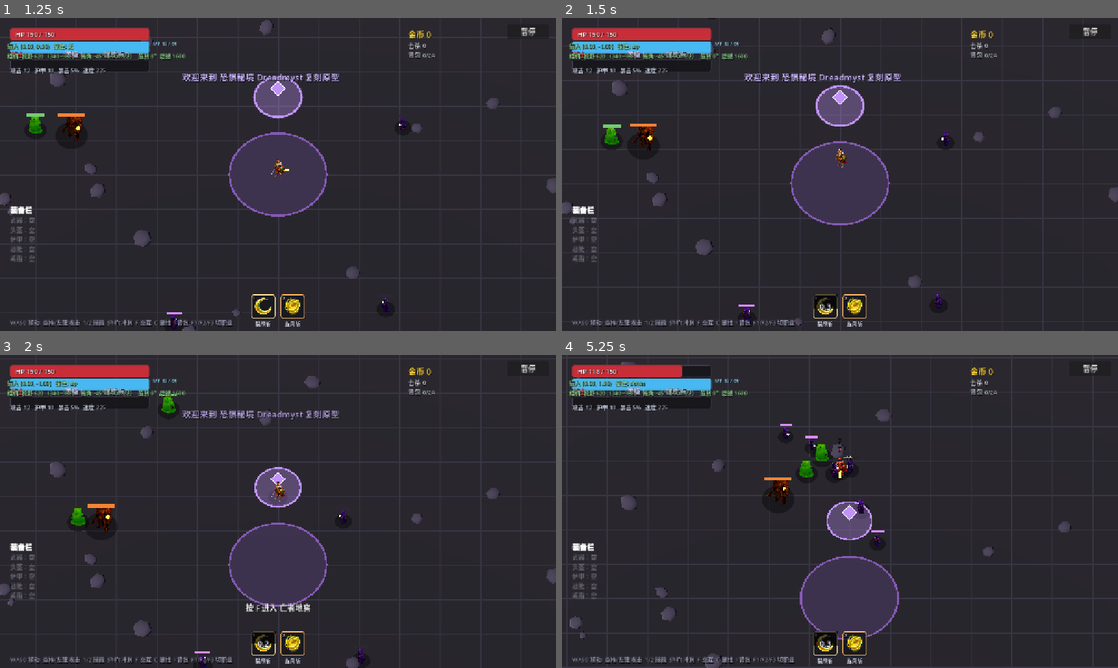
Above: before the commit, frames 1-4 (two rows, left to right).
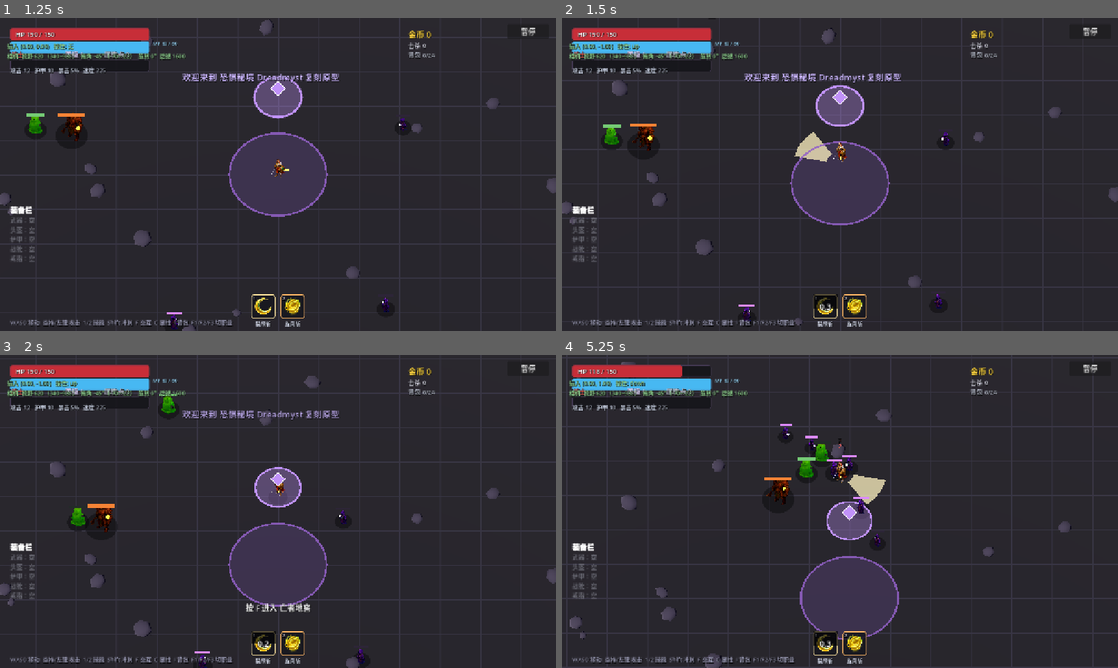
Above: after the commit, the same moments.

Repository: gbcmikeblue/dreadmyst-retro
Game: Godot game, scene res://scenes/main.tscn
Same seed, same stepped clock (60 frames per second), same inputs: the game is played once before the commit and once after it.
Inputs (mouse positions are in pixels of both pictures, inside the frame that each line leads up to):
- Up to frame 1 (1.25 s): click "新游戏" at 0.5 s
- Up to frame 2 (1.5 s): tap Enter at 1.25 s; move the mouse to (812, 237) at 1.27 s; hold W (move_up) from 1.28 s (still down); hold Space (attack) from 1.28 s (still down); click (812, 237) at 1.42 s
- Up to frame 3 (2 s): keep holding W (move_up); keep holding Space (attack)
- Up to frame 4 (5.25 s): move the mouse to (1006, 558) at 2.02 s; release Space (attack) at 2.03 s; tap Space (attack) at 2.1, 3.8 s; move the mouse to (673, 464) at 2.77 s; release W (move_up) at 2.78 s; hold Space (attack) 2.78-3.53 s; hold A (move_left) 2.78-4.25 s; tap C (attributes) at 2.85 s; move the mouse to (867, 511) at 3.52 s; tap Shift (dash) at 3.6 s; click (867, 511) at 3.67 s; click "关闭 (C)" at 4.25 s; move the mouse to (756, 433) at 5.02 s; hold S (move_down) from 5.03 s (still down); hold Space (attack) from 5.03 s (still down); tap F (interact) at 5.1 s

Frame 1 is identical in both runs. In frame 2, 0.4% of the frame differs, in the area x 41-52%, y 36-48%; in frame 3, less than 0.1%; in frame 4, 0.6%, in the area x 42-59%, y 28-57%.

Commit message:
feat(player): 程序化挥砍手感 —— 0.30s 三段动作 + 刀光扫过 + 伤害挪到挥出帧
- 动作时长 `ATTACK_ANIM_TIME` 0.18 → **0.30 s**，拆三段（数值已抓帧实测）：
  蓄力**后撤 7** 单位 + 压扁（sx 1.00→1.08 / sy 1.00→0.92）→ **前冲 13** 单位（缓出）+ 拉长
  （sx 1.08→0.94 / sy 0.92→1.08）→ 收势回位；缩放**以脚为锚**（position.y 随 sy 走，否则压扁陷地 / 拉长浮空）
- **伤害从「按下即结算」挪到「挥出帧」**：`cast_skill()` 只扣蓝 / 起冷却 / 记 `_pending_skill` + 锁定出手朝向
  （`_attack_dir` —— 挥到一半转身不改变判定）；`_tick_attack()` 每物理帧推进，进度到 `ATTACK_IMPACT_AT = 0.62`
  时由 `_fire_attack_impact()` 结算**一次**，随后 0.05 s **命中顿帧**（只冻自己，不动 `Engine.time_scale`
  —— 避免干扰存档防抖与 900 帧自测的时间口径）
- `_tick_attack()` 排在 `dead` / 模态 UI 的提前 return **之前**，保证挥到一半被打断时那笔伤害不会永远挂着
- 弧光升级为**刀光扫过**：`SpriteFactory.arc_fx()` 新增 `width_half_angle`；非 360° 技能建成 22° **窄弧**，
  在挥出段从 `-half_angle` 扫到 `+half_angle`（看起来就是刀锋扫过扇形）；旋风斩保持整片圆环只放大
- 位移是**纯表现**（只动 `_sprite` 子节点）：相机跟的是角色节点 → 前冲完整可见，判定原点不跟着滑（不偷偷加射程）
- 测试：`test_skills.gd` 改口径（命中经挥出帧 + `resolve_attack_now()` 自测入口），并新增
  「按下瞬间不该立刻掉血」断言；9 个自测 exit=0、900 帧 0 ERROR / 0 WARNING
- 文档：`skills.md` §4（命中时序）/ §5（表现：刀光扫过 + 三段动作 + billboard 不能旋转的坑）、
  `AGENTS.md` / `roadmap.md` / `backlog.md` 变更记录；新增 **T-26** 记录逐帧动作方案
  （A5 动作分镜表 + `crop_sheet.py --anim` 脚底锚点 + `Sprite3D` hframes 驱动 + `pixel_size` 按单格算）
- 验证：真窗口抓帧确认 —— t=0.22 后撤 -4.4 + 压扁；t=0.50 前冲 +10.5 + 刀光扫到中线；t=0.67 +12.5 + 拉长 +
  顿帧 0.017 生效（截图存 `tools/lora-compare/images/_ui_swing_*.png`，不入库）

Diff:
--- a/scripts/actors/player.gd
+++ b/scripts/actors/player.gd
@@ -26,7 +26,20 @@
 ## 职业注册表读不到任何数据时的兜底职业 id。
 const DEFAULT_PROFESSION := "warrior"
 
-const ATTACK_ANIM_TIME := 0.18     # 技能挥砍动画时长（秒）
+## 挥砍动作时长（秒）。三段：蓄力后撤 → 前冲挥出 → 收势。0.30 s 刚好塞在 0.45 s 普攻冷却内。
+const ATTACK_ANIM_TIME := 0.30
+## 伤害在动作进度的哪一点结算（0~1）—— 挪到「挥出」段，避免按下即掉血、动画还没挥到
+const ATTACK_IMPACT_AT := 0.62
+## 蓄力后撤 / 前冲挥出的位移（世界单位，沿出手瞬间锁定的朝向）
+const ATTACK_BACKSTEP := 7.0
+const ATTACK_LUNGE := 13.0
+## 命中顿帧（秒）：只冻**自己**的动作进度与前冲，不动 Engine.time_scale
+## —— 全局时间缩放会干扰存档防抖与 900 帧自测的时间口径。
+const ATTACK_HITSTOP := 0.05
+## 挥砍三段的分界（动作进度 0~1）：蓄力段 = [0, SWING_WINDUP)，挥出段 = [SWING_WINDUP, SWING_RECOVER)，
+## 收势段 = [SWING_RECOVER, 1]。SWING_RECOVER 与 ATTACK_IMPACT_AT 对齐 = 伤害正好在挥出结束的瞬间结算。
+const SWING_WINDUP := 0.28
+const SWING_RECOVER := 0.62
 const DASH_SPEED := 780.0
 const DASH_TIME := 0.16
 const DASH_COOLDOWN := 1.1
@@ -62,6 +75,14 @@
 ## 正在播放挥砍动画的技能槽下标
 var _active_slot: int = 0
 var _attack_anim: float = 0.0
+## 出手瞬间锁定的朝向：挥砍途中转身不该改变这次判定
+var _attack_dir: Vector2 = Vector2.RIGHT
+## 本次挥砍待结算的技能（命中帧到达时结算一次）
+var _pending_skill: SkillDef = null
+## 本次挥砍的伤害是否已结算（防止命中帧重复触发）
+var _impact_fired: bool = true
+## 命中顿帧剩余时间：> 0 时冻结自己的动作进度
+var _hitstop: float = 0.0
 var _dash_cd: float = 0.0
 var _dash_time: float = 0.0
 var _dash_dir: Vector2 = Vector2.RIGHT
@@ -125,7 +146,7 @@
 
 func _physics_process(delta: float) -> void:
 	_tick_cooldowns(delta)
-	_attack_anim = maxf(0.0, _attack_anim - delta)
+	_tick_attack(delta)
 	_dash_cd = maxf(0.0, _dash_cd - delta)
 	_dash_time = maxf(0.0, _dash_time - delta)
 	_hit_flash = maxf(0.0, _hit_flash - delta)
@@ -398,9 +419,12 @@
 
 	_cooldowns[skill_id] = skill.cooldown
 	mana = maxf(0.0, mana - skill.mana_cost)
+	# 伤害不在这里结算：只起动作 + 记下待结算技能与出手朝向，等挥出帧再打
 	_attack_anim = ATTACK_ANIM_TIME
+	_attack_dir = facing
 	_active_slot = maxi(0, _skills.find(skill))
-	_apply_skill_damage(skill)
+	_pending_skill = skill
+	_impact_fired = false
 
 	_emit_mana()
 	Events.skill_cooldowns_changed.emit(_cooldowns.duplicate())
@@ -425,12 +449,14 @@
 
 ## 按技能自身的扇形参数判定命中，返回命中敌人数。
 ## 判定全部在 Vector2 玩法平面上做（距离 + 朝向夹角），不用 Area3D，行为可预测。
-func _apply_skill_damage(skill: SkillDef) -> int:
+## `aim` 留空（`Vector2.INF`）时用当前 facing；正常施放走「命中帧」并显式传入出手瞬间锁定的朝向。
+func _apply_skill_damage(skill: SkillDef, aim: Vector2 = Vector2.INF) -> int:
 	var stats := total_stats()
 	var attack_power: float = float(stats.get("attack", 0.0))
 	var crit_chance: float = clampf(float(stats.get("crit", 0.0)), 0.0, 0.9)
 
 	var my_plane := Game.plane(global_position)
+	var dir := facing if aim == Vector2.INF else aim
 	var hits := 0
 	# 用无类型 Array 承载，避免静态类型分析把元素推断为 Node 而报「找不到成员」
 	var enemies: Array = get_tree().get_nodes_in_group("enemies")
@@ -443,7 +469,7 @@
 		if to_enemy.length() > skill.cast_range:
 			continue
 		# half_angle >= PI 视为 360°（旋风斩这类），不做夹角限制
-		if not skill.is_full_circle() and absf(facing.angle_to(to_enemy)) > skill.half_angle:
+		if not skill.is_full_circle() and absf(dir.angle_to(to_enemy)) > skill.half_angle:
 			continue
 		var is_crit := randf() < crit_chance
 		var damage := attack_power * skill.damage_mult * (1.6 if is_crit else 1.0)
@@ -451,6 +477,37 @@
 		enemy.take_damage(damage, is_crit)
 		hits += 1
 	return hits
+
+
+## 挥砍动作推进：顿帧期间原地冻结；到达命中帧时结算一次伤害。
+## ⚠️ 必须排在 `dead` / 模态 UI 的提前 return **之前** —— 否则挥到一半被打断时那笔伤害会永远挂着。
+func _tick_attack(delta: float) -> void:
+	if _hitstop > 0.0:
+		_hitstop = maxf(0.0, _hitstop - delta)
+		return
+	if _attack_anim <= 0.0:
+		return
+	_attack_anim = maxf(0.0, _attack_anim - delta)
+	if not _impact_fired and 1.0 - _attack_anim / ATTACK_ANIM_TIME >= ATTACK_IMPACT_AT:
+		_fire_attack_impact()
+
+
+## 命中帧：真正结算伤害（「按下即结算」会让刀还没挥到怪、怪就已经掉血）。
+func _fire_attack_impact() -> void:
+	_impact_fired = true
+	if dead or _pending_skill == null:
+		return
+	_apply_skill_damage(_pending_skill, _attack_dir)
+	_hitstop = ATTACK_HITSTOP
+
+
+## 立刻推进到命中帧。**自测用**：技能自测在同一个 process_frame 内同步跑完，等不到物理帧。
+## 返回是否真的结算了一笔。
+func resolve_attack_now() -> bool:
+	if _impact_fired or _pending_skill == null:
+		return false
+	_fire_attack_impact()
+	return true
 
 
 # ---------------------------------------------------------------- 受伤 / 死亡
@@ -744,18 +801,23 @@
 
 
 ## 按当前职业技能重建弧光网格（转职时调用，运行时零分配）。
+## 非 360° 技能建成**窄弧**（挥出时旋转它 = 刀锋扫过）；360° 技能保持整片圆环。
 func _rebuild_skill_arcs() -> void:
 	for old in _arcs:
 		if is_instance_valid(old):
 			old.queue_free()
 	_arcs.clear()
 	for skill in _skills:
+		var sweep := -1.0
+		if not skill.is_full_circle():
+			sweep = minf(skill.half_angle, deg_to_rad(22.0))
 		var arc := SpriteFactory.arc_fx(
 			skill.cast_range * 0.30,
 			skill.cast_range,
 			skill.half_angle,
 			24,
-			Color(skill.color.r, skill.color.g, skill.color.b, 0.75))
+			Color(skill.color.r, skill.color.g, skill.color.b, 0.75),
+			sweep)
 		arc.position.y = 0.12
 		arc.visible = false
 		add_child(arc)
@@ -768,32 +830,91 @@
 		body_color = Color(1.0, 0.5, 0.5)
 	if dead:
 		body_color = Color(0.4, 0.4, 0.42)
+
+	# 挥砍期间一切按「出手瞬间锁定的朝向」表现（挥到一半转身也不该改判定/朝向）
+	var swinging := _attack_anim > 0.0
+	var aim := _attack_dir if swinging else facing
+	var t := _swing_progress()
+	var back := _swing_back(t)
+	var squash := _swing_squash(t)
+	var dir3 := Vector3(aim.x, 0.0, aim.y)
+	if dir3.length_squared() > 0.0001:
+		dir3 = dir3.normalized()
+
 	if _sprite != null:
 		_sprite.modulate = body_color
-
-	var dir3 := Vector3(facing.x, 0.0, facing.y)
-	if dir3.length_squared() > 0.0001:
-		dir3 = dir3.normalized()
+		# 缩放**以脚为锚**：贴图底部贴地，所以 position.y 要跟着 sy 走
+		# （否则压扁会陷地、拉长会浮空）。位移沿朝向做前冲 / 后撤。
+		_sprite.position = Vector3(dir3.x * back, SPRITE_WORLD_HEIGHT * 0.5 * squash.y, dir3.z * back)
+		_sprite.scale = Vector3(squash.x, squash.y, 1.0)
+
 	if _marker != null:
 		_marker.position = dir3 * 12.0 + Vector3(0.0, BODY_HEIGHT * 0.45, 0.0)
-		_marker.rotation.y = -facing.angle()
-
-	var playing := _attack_anim > 0.0
+		_marker.rotation.y = -aim.angle()
+
 	for i in range(_arcs.size()):
 		var arc: MeshInstance3D = _arcs[i]
 		if arc == null or not is_instance_valid(arc):
 			continue
-		if playing and i == _active_slot:
-			var p := 1.0 - _attack_anim / ATTACK_ANIM_TIME
-			var s := lerpf(0.80, 1.06, p)
+		if not swinging or i != _active_slot or i >= _skills.size():
+			arc.visible = false
+			continue
+		var skill: SkillDef = _skills[i]
+		if skill.is_full_circle():
+			# 整片圆环（旋风斩）：只放大
+			var s := lerpf(0.86, 1.06, t)
 			arc.visible = true
-			arc.rotation.y = -facing.angle()
+			arc.rotation.y = -aim.angle()
 			arc.scale = Vector3(s, 1.0, s)
+		elif t >= SWING_WINDUP and t <= SWING_RECOVER:
+			# 窄弧扫过：在挥出段从 -half_angle 扫到 +half_angle
+			var k := (t - SWING_WINDUP) / (SWING_RECOVER - SWING_WINDUP)
+			var s2 := lerpf(0.94, 1.04, k)
+			arc.visible = true
+			arc.rotation.y = -aim.angle() + lerpf(-skill.half_angle, skill.half_angle, k)
+			arc.scale = Vector3(s2, 1.0, s2)
 		else:
 			arc.visible = false
 
 	if _dash_fx != null:
 		_dash_fx.visible = _dash_time > 0.0
+
+
+## 挥砍动作进度（0~1）；没在挥砍时返回 0。
+func _swing_progress() -> float:
+	if _attack_anim <= 0.0:
+		return 0.0
+	return clampf(1.0 - _attack_anim / ATTACK_ANIM_TIME, 0.0, 1.0)
+
+
+## 沿出手朝向的位移：蓄力后撤 → 前冲挥出 → 收势回位。
+func _swing_back(t: float) -> float:
+	if t <= 0.0:
+		return 0.0
+	if t < SWING_WINDUP:
+		var k := t / SWING_WINDUP
+		return -ATTACK_BACKSTEP * k * k
+	if t < SWING_RECOVER:
+		var k := (t - SWING_WINDUP) / (SWING_RECOVER - SWING_WINDUP)
+		# 缓出：起手快、收手慢 —— 挥出去才有"干脆"的感觉
+		return lerpf(-ATTACK_BACKSTEP, ATTACK_LUNGE, 1.0 - pow(1.0 - k, 2.0))
+	var k2 := (t - SWING_RECOVER) / (1.0 - SWING_RECOVER)
+	return ATTACK_LUNGE * (1.0 - k2 * k2 * (3.0 - 2.0 * k2))
+
+
+## 挤压 / 拉长（x = 横向、y = 纵向）：蓄力压扁 → 挥出拉长 → 收势回正。
+func _swing_squash(t: float) -> Vector2:
+	if t <= 0.0:
+		return Vector2.ONE
+	if t < SWING_WINDUP:
+		var k := t / SWING_WINDUP
+		return Vector2(lerpf(1.0, 1.08, k), lerpf(1.0, 0.92, k))
+	if t < SWING_RECOVER:
+		var k := (t - SWING_WINDUP) / (SWING_RECOVER - SWING_WINDUP)
+		return Vector2(lerpf(1.08, 0.94, k), lerpf(0.92, 1.08, k))
+	var k2 := (t - SWING_RECOVER) / (1.0 - SWING_RECOVER)
+	var s := k2 * k2 * (3.0 - 2.0 * k2)
+	return Vector2(lerpf(0.94, 1.0, s), lerpf(1.08, 1.0, s))
 
 
 func _clamp_to_arena() -> void:
--- a/scripts/world/sprite_factory.gd
+++ b/scripts/world/sprite_factory.gd
@@ -172,13 +172,18 @@
 
 
 ## 平躺的扇形弧光（挥砍特效）。在 XZ 平面上，本地 +X 为弧心方向。
-static func arc_fx(inner_r: float, outer_r: float, half_angle: float, segments: int, color: Color) -> MeshInstance3D:
+##
+## `width_half_angle` 供「刀光扫过」用：传一个远小于 `half_angle` 的值就得到一条**窄弧**，
+## 由调用方在动作过程中旋转它 = 刀锋扫过整个扇形；默认 -1 保持原来的整片扇形。
+static func arc_fx(inner_r: float, outer_r: float, half_angle: float, segments: int, color: Color,
+		width_half_angle: float = -1.0) -> MeshInstance3D:
+	var half := half_angle if width_half_angle < 0.0 else minf(width_half_angle, half_angle)
 	var verts := PackedVector3Array()
 	var indices := PackedInt32Array()
 	var seg := maxi(2, segments)
 	for i in range(seg):
-		var a0 := lerpf(-half_angle, half_angle, float(i) / float(seg))
-		var a1 := lerpf(-half_angle, half_angle, float(i + 1) / float(seg))
+		var a0 := lerpf(-half, half, float(i) / float(seg))
+		var a1 := lerpf(-half, half, float(i + 1) / float(seg))
 		var base := verts.size()
 		verts.append(Vector3(cos(a0) * inner_r, 0.0, sin(a0) * inner_r))
 		verts.append(Vector3(cos(a0) * outer_r, 0.0, sin(a0) * outer_r))
--- a/tests/test_skills.gd
+++ b/tests/test_skills.gd
@@ -61,8 +61,11 @@
 		return
 	var before: float = enemy.hp
 	var ok: bool = _player.cast_slot(0)
-	_log.append("普攻 裂颅斩 -> cast=%s   敌人 hp %.1f -> %.1f" % [ok, before, enemy.hp])
 	_check(ok, "普攻应当施放成功")
+	# M7 手感改动（2026-10-13）：伤害从「按下即结算」挪到「挥出帧」→ 按下瞬间不该掉血
+	_check(enemy.hp >= before, "按下瞬间不应立刻掉血（伤害应在挥出帧结算）")
+	_check(_player.resolve_attack_now(), "挥出帧应当有一笔待结算的伤害")
+	_log.append("普攻 裂颅斩 -> cast=%s   敌人 hp %.1f -> %.1f（经挥出帧结算）" % [ok, before, enemy.hp])
 	_check(enemy.hp < before, "正前方的敌人应当被普攻命中")
 
 
@@ -81,8 +84,9 @@
 		return
 	var before: float = enemy.hp
 	var ok: bool = _player.cast_slot(1)
+	_check(ok, "旋风斩应当施放成功")
+	_check(_player.resolve_attack_now(), "挥出帧应当有一笔待结算的伤害")
 	_log.append("大招 旋风斩（敌在身后）-> cast=%s   敌人 hp %.1f -> %.1f" % [ok, before, enemy.hp])
-	_check(ok, "旋风斩应当施放成功")
 	_check(enemy.hp < before, "旋风斩是 360°，应当打到身后的敌人")
 
 
Not shown, changed: AGENTS.md
Not shown, changed: docs/modules/skills.md
Not shown, changed: docs/roadmap.md
Not shown, changed: docs/tasks/backlog.md
